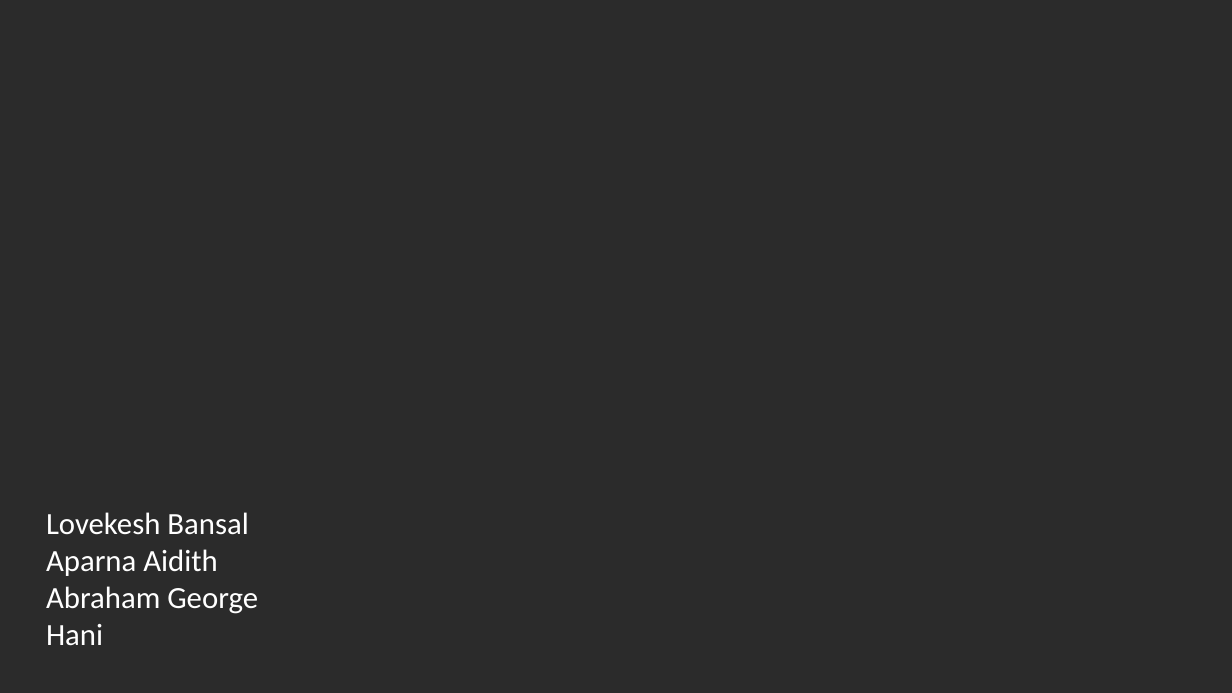
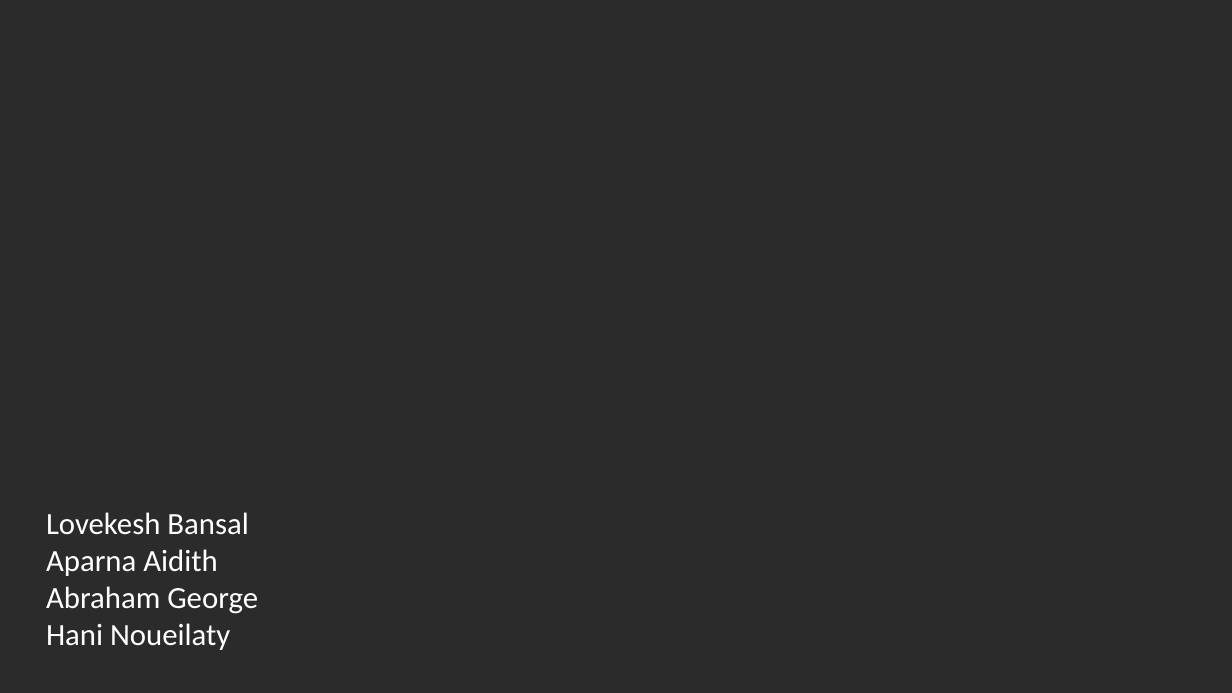
Before and after one commit to aparnaaidith/Business-Data-Science-FinalProject, a slide deck: slide 1 of Kickstarter - PowerPoint.pptx. Drawn at 1232x693 pixels with LibreOffice and Linux fonts; fonts in the diff are those of the drawing; background and template pictures are left out; a plain dark background stands for a picture behind light text. Boxes give left, top, right and bottom in pixels: in the first picture for what was removed or moved away, otherwise in the second. Text is boxed around its words. In the diff, an @@ line names an element or a change of style, - is before the commit and + after.

Commit message:
Name change.

```diff
--- a/Kickstarter - PowerPoint.pptx
+++ b/Kickstarter - PowerPoint.pptx
@@ text at box(46, 623, 230, 650): text changed @@
-Hani
+Hani Noueilaty
```
